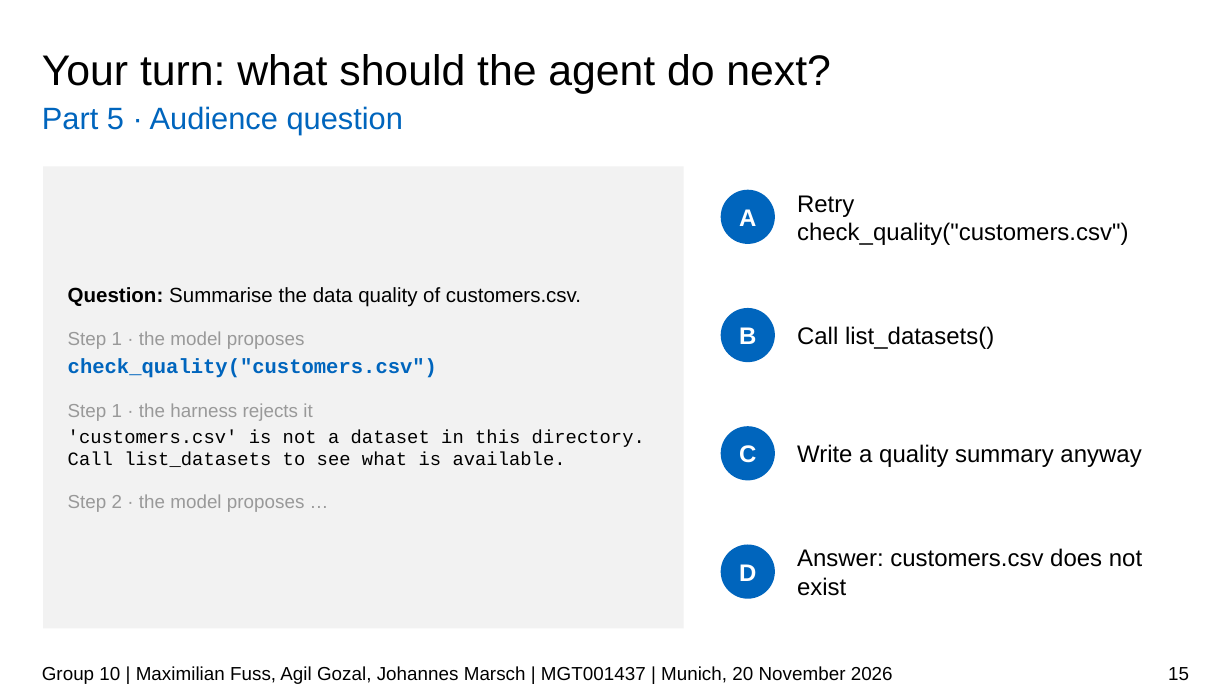
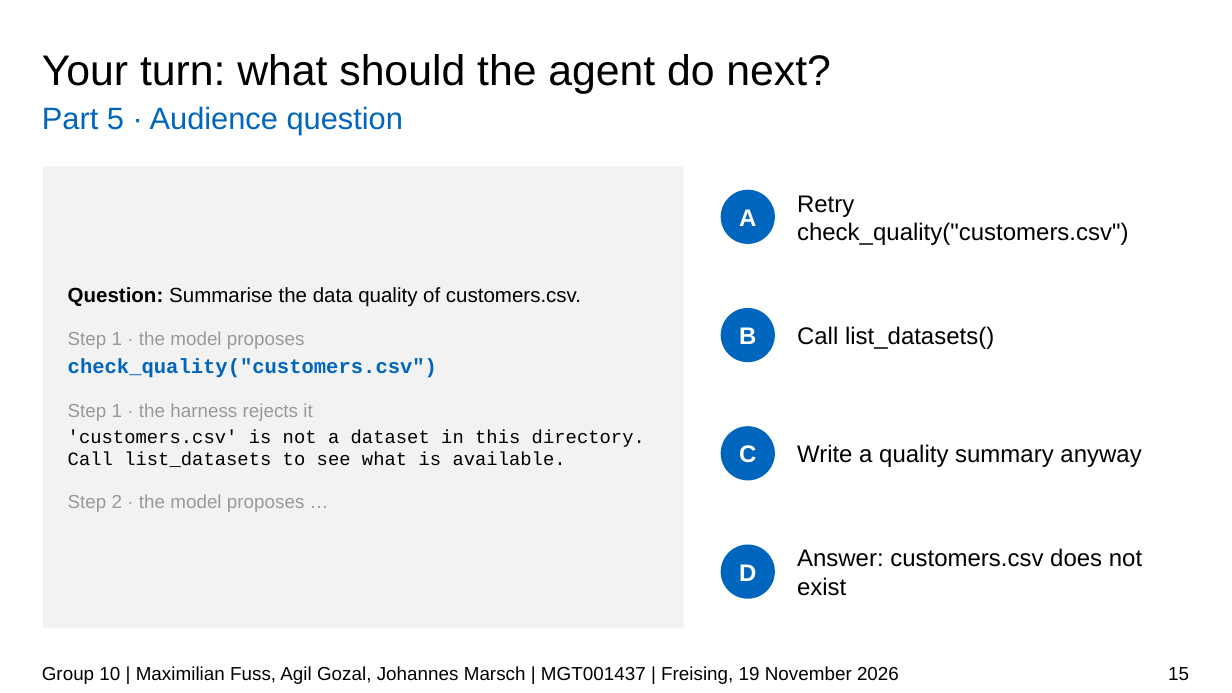
Before and after one commit to JPMarsch/Python_Group_10, a slide deck: slide 15 of presentation/G10_presentation_draft.pptx. Drawn at 1232x693 pixels with LibreOffice and Linux fonts; fonts in the diff are those of the drawing; background and template pictures are left out. Boxes give left, top, right and bottom in pixels: in the first picture for what was removed or moved away, otherwise in the second. Text is boxed around its words. In the diff, an @@ line names an element or a change of style, - is before the commit and + after.

Commit message:
Update presentation draft
Date & Place: Freising, 19 November 2026

```diff
--- a/presentation/G10_presentation_draft.pptx
+++ b/presentation/G10_presentation_draft.pptx
@@ text at [42,666,899,684]: text changed @@
-Group 10 | Maximilian Fuss, Agil Gozal, Johannes Marsch | MGT001437 | Munich, 20 November 2026
+Group 10 | Maximilian Fuss, Agil Gozal, Johannes Marsch | MGT001437 | Freising, 19 November 2026
```
Also in this commit, not shown: 14 other slides changed.
